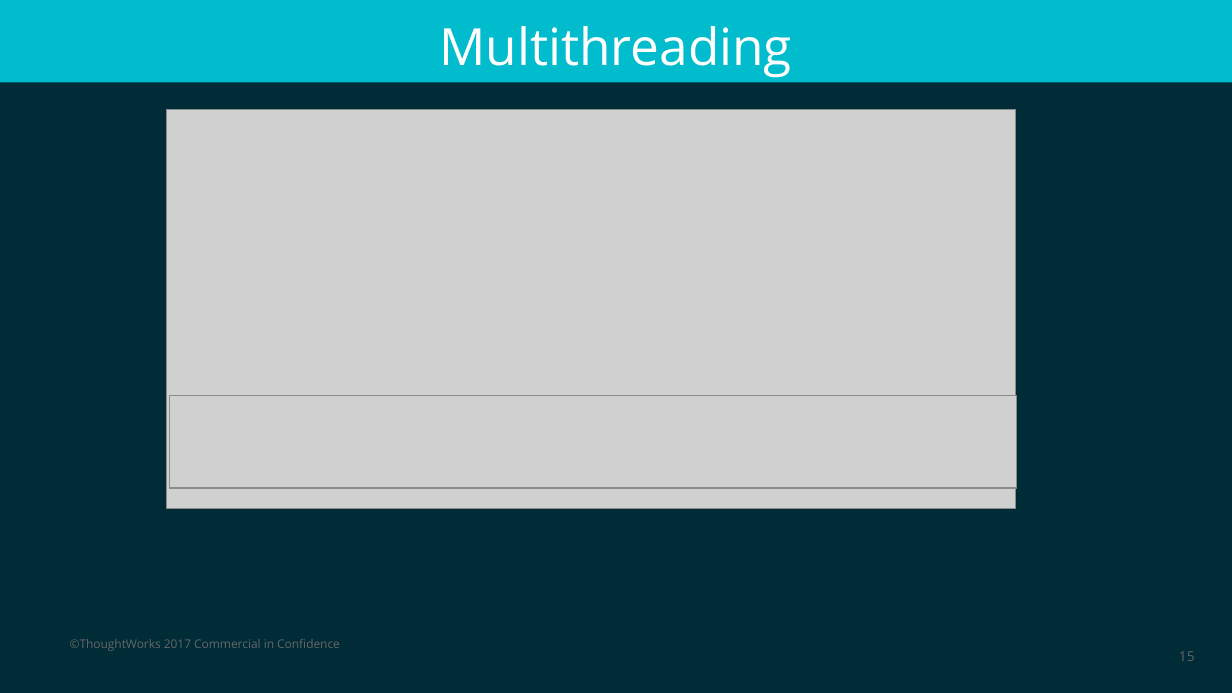
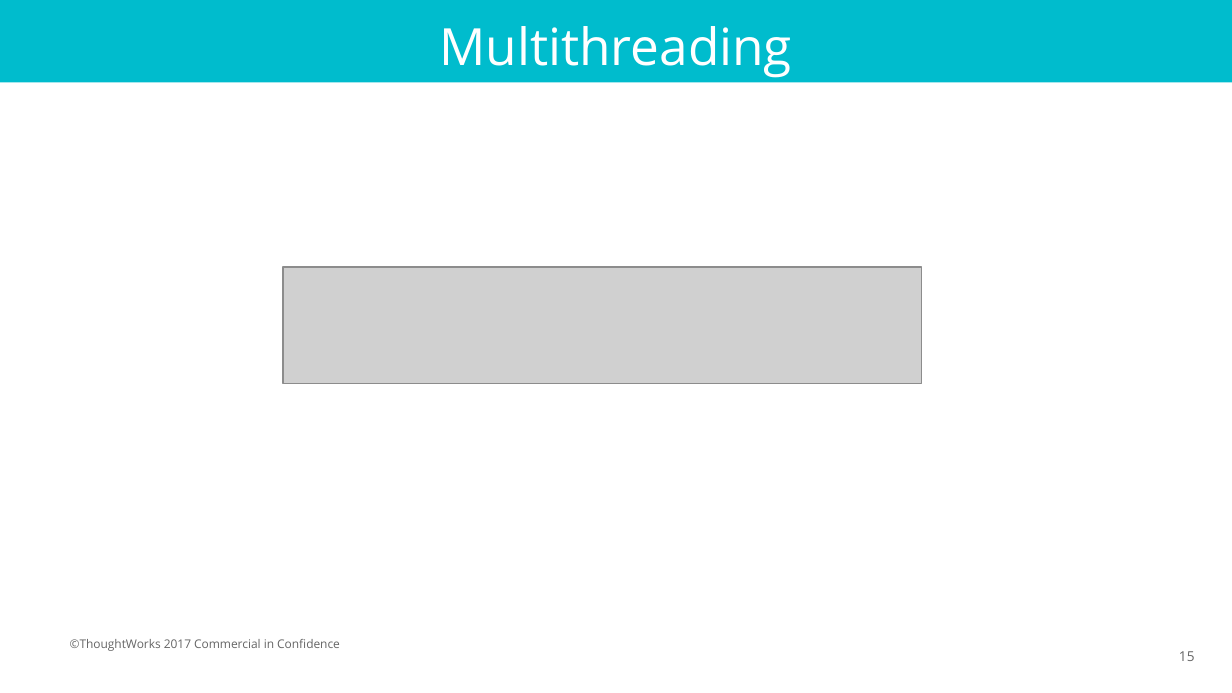
Before and after one commit to wilsontjhi/pycon-asia-2018, a slide deck: slide 15 of slides/Pycon 2018.pptx. Drawn at 1232x693 pixels with LibreOffice and Linux fonts; fonts in the diff are those of the drawing; grey boxes stand for pictures. Boxes give left, top, right and bottom in pixels: in the first picture for what was removed or moved away, otherwise in the second. Text is boxed around its words. In the diff, an @@ line names an element or a change of style, - is before the commit and + after.

Commit message:
Update slides to use white background

```diff
--- a/slides/Pycon 2018.pptx
+++ b/slides/Pycon 2018.pptx
@@ background #002C37 to #FFFFFF @@
@@ picture removed at bbox=[166, 110, 1015, 509] @@
@@ picture added at bbox=[283, 267, 922, 383] @@
@@ picture removed at bbox=[170, 395, 1016, 488] @@
```
Also in this commit, not shown: 15 other slides changed, 1 slide removed, 3 other files.
